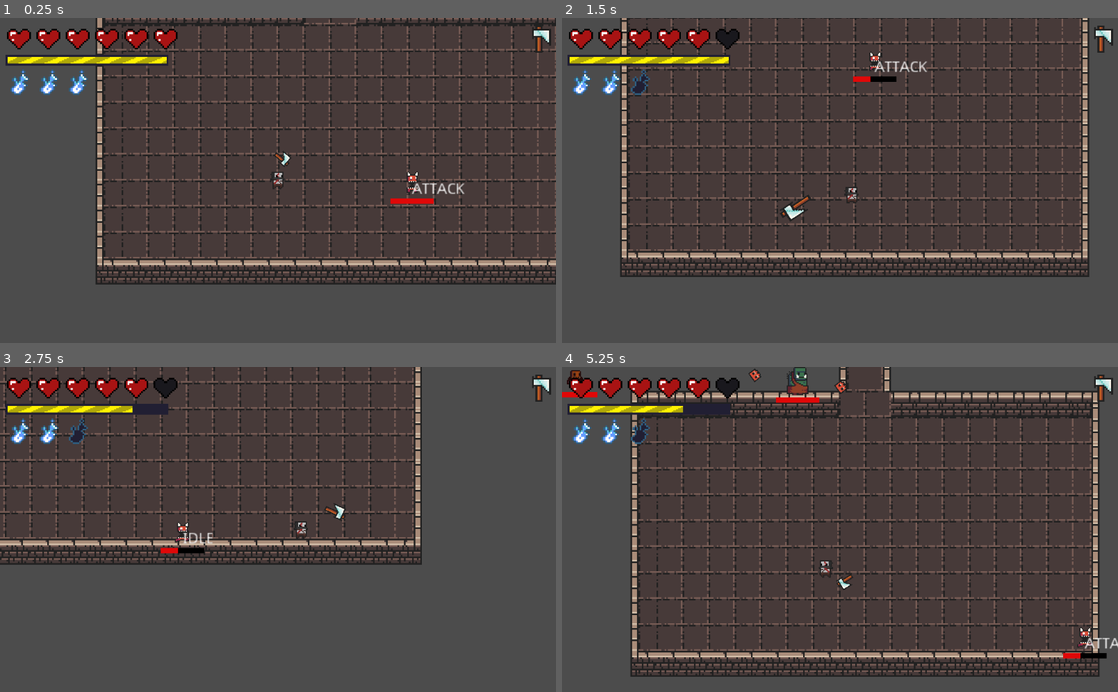
Above: before the commit, frames 1-4 (two rows, left to right).
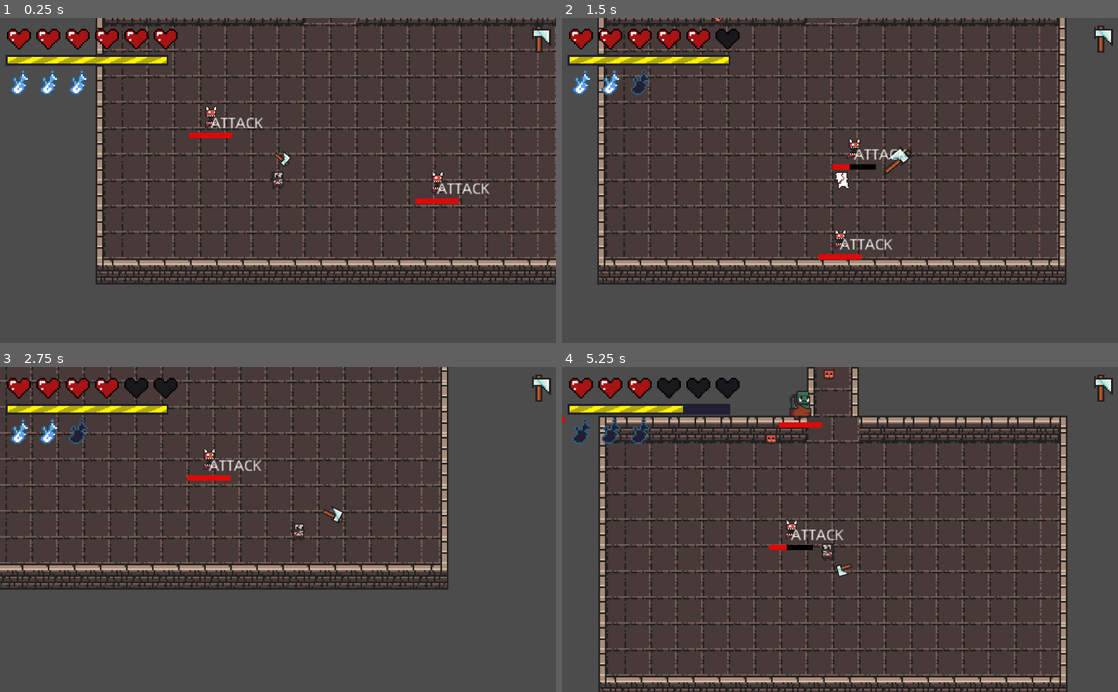
Above: after the commit, the same moments.

Repository: renzoventura/god-of-war
Game: Godot game, scene res://scenes/level/LEVELS/Level1.tscn
Two runs of this game, one before a commit and one after it. Both use one fixed random seed, a clock stepped at 60 frames per second and the inputs below.
Inputs (mouse positions are in pixels of both pictures, inside the frame that each line leads up to):
- Up to frame 1 (0.25 s): no input
- Up to frame 2 (1.5 s): move the mouse to (962, 164) at 0.52 s; hold D (right) 0.53-1.28 s; click (962, 164) at 0.6 s; move the mouse to (728, 196) at 1.27 s; hold S (down) from 1.28 s (still down); click (728, 196) at 1.35 s
- Up to frame 3 (2.75 s): move the mouse to (333, 458) at 2.02 s; release S (down) at 2.03 s; hold D (right) from 2.03 s (still down); tap Space (dash) at 2.1 s; click (333, 458) at 2.3 s
- Up to frame 4 (5.25 s): move the mouse to (812, 594) at 2.77 s; release D (right) at 2.78 s; hold W (up) 2.78-3.53 s; right-click (812, 594) at 2.85 s; click (812, 594) at 3.05 s; move the mouse to (1006, 578) at 3.52 s; hold A (left) 3.53-5.03 s; click (1006, 578) at 3.6 s; move the mouse to (673, 480) at 4.27 s; click (673, 480) at 4.35 s; move the mouse to (867, 529) at 5.02 s; hold S (down) from 5.03 s (still down); tap Space (dash) at 5.1 s

The runs differ from the first frame. In frame 1, 0.9% of the frame differs, in the area x 34-88%, y 26-58%; in frame 2, 26%; in frame 3, 16%; in frame 4, 33%, in the area x 0-100%, y 0-100%.

Commit message:
finished basher code

Diff:
--- a/scenes/enemy/BasherEnemy.gd
+++ b/scenes/enemy/BasherEnemy.gd
@@ -4,20 +4,25 @@
 signal animate_idle
 signal animate_hurt
 
-const BASH_SPEED = 200
+var BASH_SPEED = 120
 
 onready var animationPlayer = $"AnimationPlayer"
 onready var attackHitBoxShape = $"AttackHitBox/CollisionShape2D"
+onready var canBashTimer = $"Cooldown"
 
-export var SPEED:int = 30
-
+onready var bashDurationTimer = $"BashDuration"
+export var SPEED:int = 10
+var list_of_speed = [100, 110, 120, 130, 140]
 var last_player_position;
 var player = null
 
+var can_bash = true
 var is_bashing = false
 
 func _ready():
 	randomize()
+	BASH_SPEED = list_of_speed[randi() % list_of_speed.size()]
+#	BASH_SPEED = 150
 	isntanced_position = global_position;
 	healthText.text = generate_health_string()
 	set_up_health_bar()
@@ -26,16 +31,16 @@
 	bash_attack()
 
 func chase_player():
+	animate_idle()
 	player = get_tree().get_root().find_node("Player", true, false)
 	var player_direction = player.position - self.position
-	move_and_slide(SPEED * player_direction.normalized())
+	move_and_slide(30 * player_direction.normalized())
 
 func bash_attack():
-	SPEED = BASH_SPEED
 	var player = get_tree().get_root().find_node("Player", true, false)
 	var player_direction = last_player_position
 	animate_bashing()
-	move_and_slide(SPEED * player_direction.normalized())
+	move_and_slide(BASH_SPEED * player_direction.normalized())
 
 func _on_AttackRange2_body_entered(body):
 	if (state == ATTACK):
@@ -46,16 +51,11 @@
 	pass # Replace with function body.
 
 func _on_AttackHitBox_body_entered(body):
+	player = get_tree().get_root().find_node("Player", true, false)
 	if(body.name == "Player"):
-		print("HIT PLAYER")
-		player = get_tree().get_root().find_node("Player", true, false)
 		last_player_position = -player.position - self.position
-		state = IDLE
 	elif(body.name == "TileMap"):
-		print("HIT TILEMAP")
-		player = get_tree().get_root().find_node("Player", true, false)
 		last_player_position = player.position - self.position
-		state = IDLE
 
 func idle_feature():
 	animate_idle()
@@ -77,3 +77,9 @@
 
 func animate_bashing():
 	emit_signal("animate_bashing")
+
+func _on_Cooldown_timeout():
+	can_bash = true
+
+func _on_BashDuration_timeout():
+	is_bashing = false
--- a/scenes/enemy/BasherEnemy.tscn
+++ b/scenes/enemy/BasherEnemy.tscn
@@ -54,7 +54,7 @@
 }
 
 [sub_resource type="CircleShape2D" id=1]
-radius = 320.713
+radius = 209.763
 
 [sub_resource type="CircleShape2D" id=2]
 
@@ -94,6 +94,7 @@
 [node name="AttackRange" type="Node2D" parent="." index="7"]
 
 [node name="AttackRange2" type="Area2D" parent="AttackRange" index="0"]
+visible = false
 collision_layer = 0
 
 [node name="CollisionShape2D" type="CollisionShape2D" parent="AttackRange/AttackRange2" index="0"]
@@ -109,6 +110,14 @@
 
 [node name="AnimationPlayer" type="AnimationPlayer" parent="." index="9"]
 anims/BashAttack = SubResource( 3 )
+
+[node name="BashDuration" type="Timer" parent="." index="11"]
+wait_time = 2.0
+one_shot = true
+
+[node name="Cooldown" type="Timer" parent="." index="12"]
+wait_time = 2.0
+one_shot = true
 [connection signal="animate_bashing" from="." to="Sprite/BasherSpritePlayer" method="_on_BasherEnemy_animate_bashing"]
 [connection signal="animate_hurt" from="." to="Sprite/BasherSpritePlayer" method="_on_BasherEnemy_animate_hurt"]
 [connection signal="animate_idle" from="." to="Sprite/BasherSpritePlayer" method="_on_BasherEnemy_animate_idle"]
--- a/scenes/enemy/Enemy.gd
+++ b/scenes/enemy/Enemy.gd
@@ -23,6 +23,7 @@
 
 func _ready():
 	randomize()
+
 	isntanced_position = global_position;
 	healthText.text = generate_health_string()
 	set_up_health_bar()
--- a/scenes/level/LEVELS/Level1.tscn
+++ b/scenes/level/LEVELS/Level1.tscn
@@ -19,5 +19,8 @@
 [node name="BasherEnemy" parent="Enemies" index="3" instance=ExtResource( 4 )]
 position = Vector2( 121.95, 73.8327 )
 
+[node name="BasherEnemy2" parent="Enemies" index="4" instance=ExtResource( 4 )]
+position = Vector2( -132.04, -8.09937 )
+
 [node name="TileMap" parent="Environment" index="0"]
 tile_data = PoolIntArray( -655361, 22, 0, -720896, 21, 0, -720895, 21, 0, -720894, 21, 0, -720893, 21, 0, -720892, 21,  …(3324 unchanged characters)…
Not shown: 2 places in scenes/enemy/SlowBigEnemy.tscn that only renumber resources
